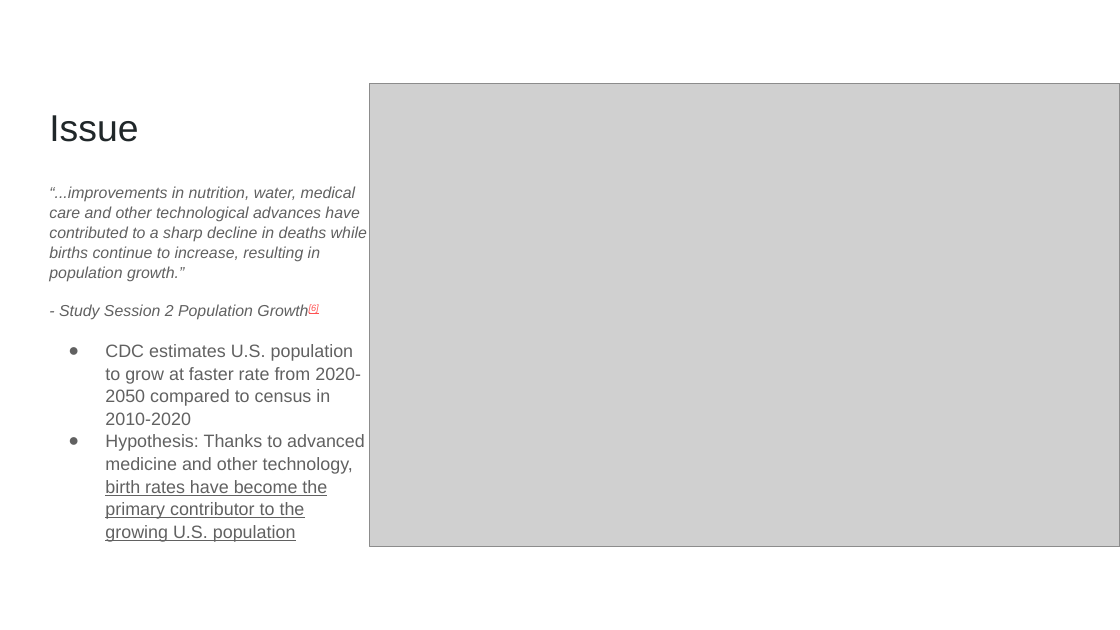
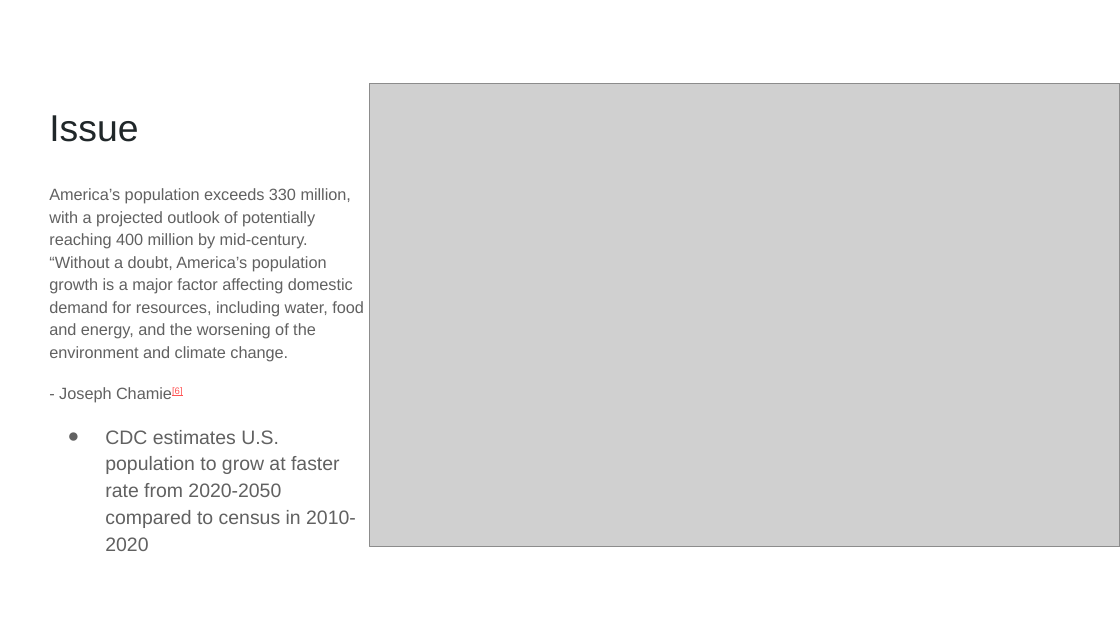
Before and after one commit to chloelinli/image-classification, a slide deck: slide 2 of projects/us_birth_rate_trends_20221006/presentation/primary_population_contributor.pptx. Drawn at 1120x630 pixels with LibreOffice and Linux fonts; fonts in the diff are those of the drawing; grey boxes stand for pictures. Boxes give left, top, right and bottom in pixels: in the first picture for what was removed or moved away, otherwise in the second. Text is boxed around its words. In the diff, an @@ line names an element or a change of style, - is before the commit and + after.

```diff
--- a/projects/us_birth_rate_trends_20221006/presentation/primary_population_contributor.pptx
+++ b/projects/us_birth_rate_trends_20221006/presentation/primary_population_contributor.pptx
@@ text at box(49, 188, 364, 402): text changed; size 10.2 to 10.5 pt; italic off @@
-“...improvements in nutrition, water, medical care and other technological advances have contributed to a sharp decline in deaths while births continue to increase, resulting in population growth.”
-- Study Session 2 Population Growth[6]
+America’s population exceeds 330 million, with a projected outlook of potentially reaching 400 million by mid-century. “Without a doubt, America’s population growth is a major factor affecting domestic demand for resources, including water, food and energy, and the worsening of the environment and climate change.
+- Joseph Chamie[6]
@@ text at box(105, 434, 365, 542): paragraph removed @@
-● Hypothesis: Thanks to advanced medicine and other technology, birth rates have become the primary contributor to the growing U.S. population
@@ text at box(105, 430, 356, 551): size 11.6 to 12.5 pt in "CDC estimates U.S. population to grow at ..."; indent changed; line spacing 1.05 to 1.15 @@
```
Also in this commit, not shown: 3 other slides changed, 2 slides added, 1 slide removed, 1 other file.
